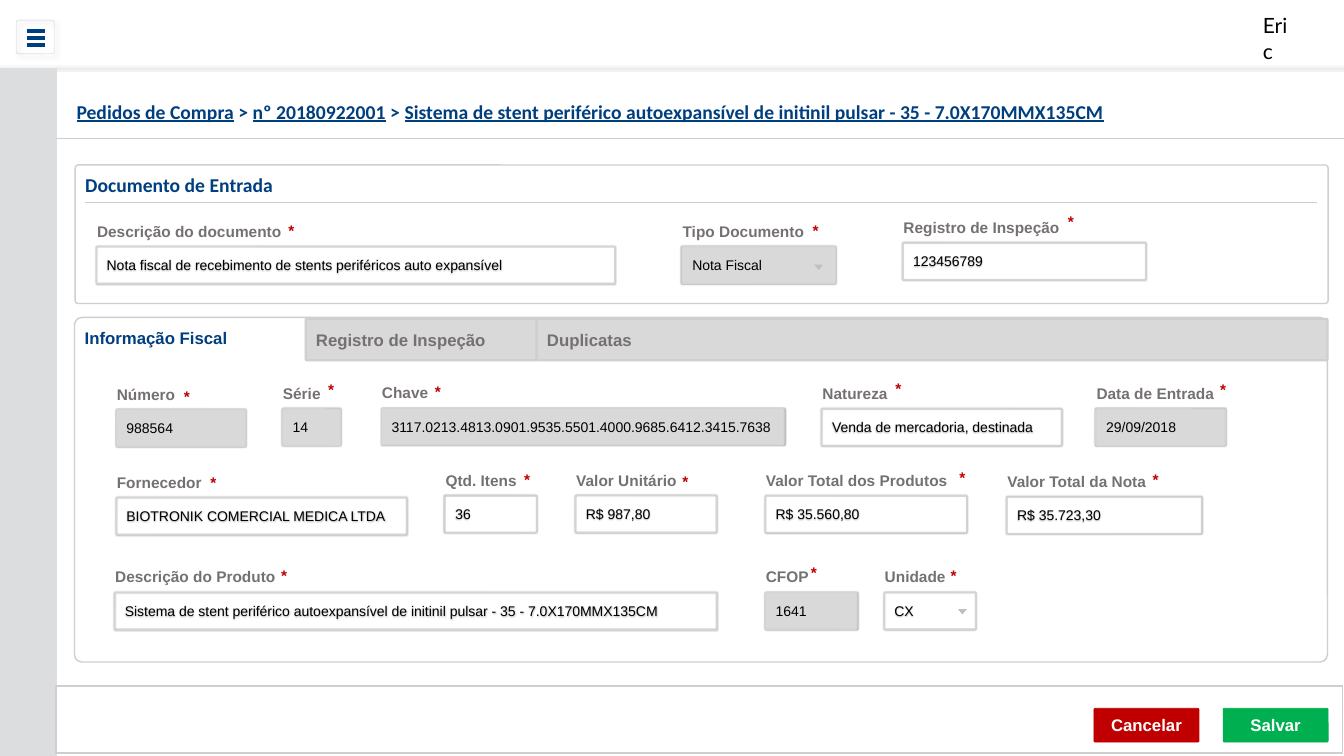
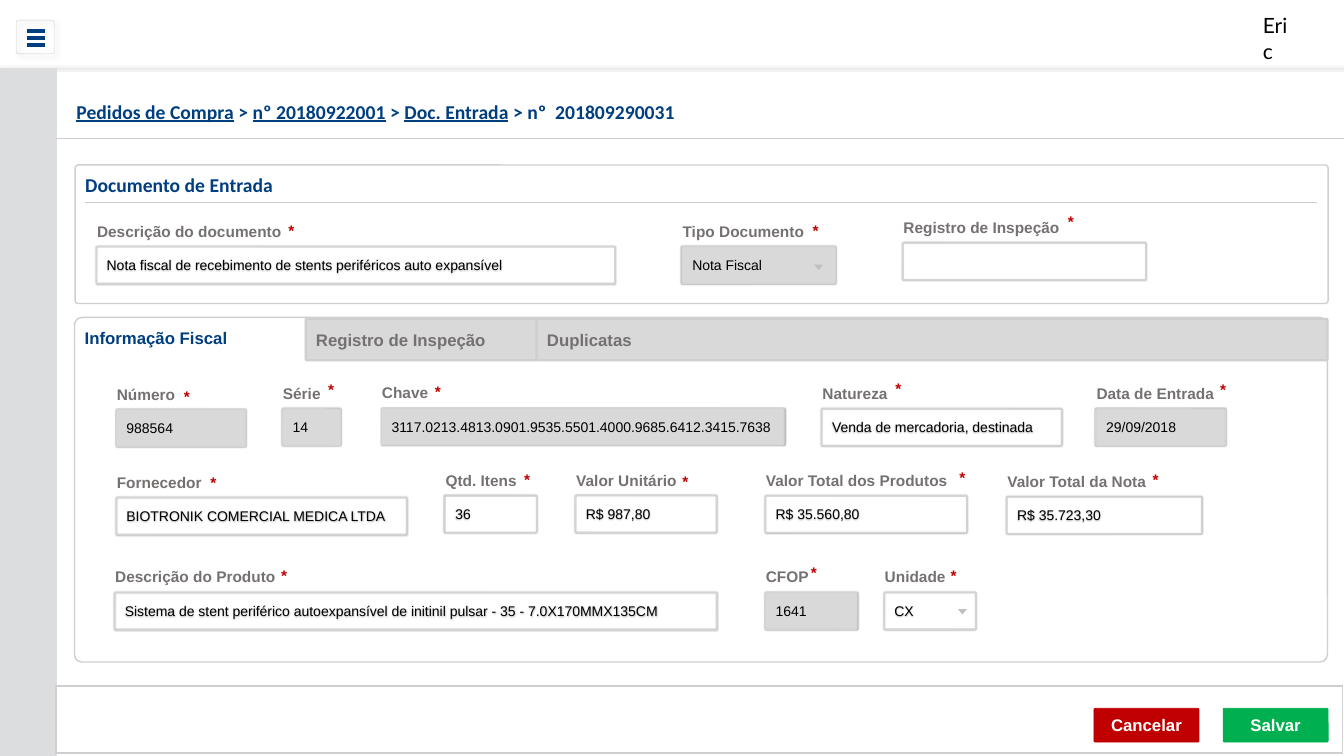
Before and after one commit to ericfgsilva/biograma, a slide deck: slide 9 of prototipo/PedidoDeCompra.pptx (slide 8 before the commit). Drawn at 1344x756 pixels with LibreOffice and Linux fonts; fonts in the diff are those of the drawing; background and template pictures are left out. Boxes give left, top, right and bottom in pixels: in the first picture for what was removed or moved away, otherwise in the second. Text is boxed around its words. In the diff, an @@ line names an element or a change of style, - is before the commit and + after.

Commit message:
Inclusão de docu de entrada e validação com Marcoss

```diff
--- a/prototipo/PedidoDeCompra.pptx
+++ b/prototipo/PedidoDeCompra.pptx
@@ text at <box>76,105,674,122</box>: text changed @@
-Pedidos de Compra > nº 20180922001 > Sistema de stent periférico autoexpansível de initinil pulsar - 35 - 7.0X170MMX135CM
+Pedidos de Compra > nº 20180922001 > Doc. Entrada > nº 201809290031
@@ text in rounded rectangle at <box>913,256,983,267</box>: text removed @@
-123456789
```
Also in this commit, not shown: 3 other slides changed, 2 slides added, 1 other file.
